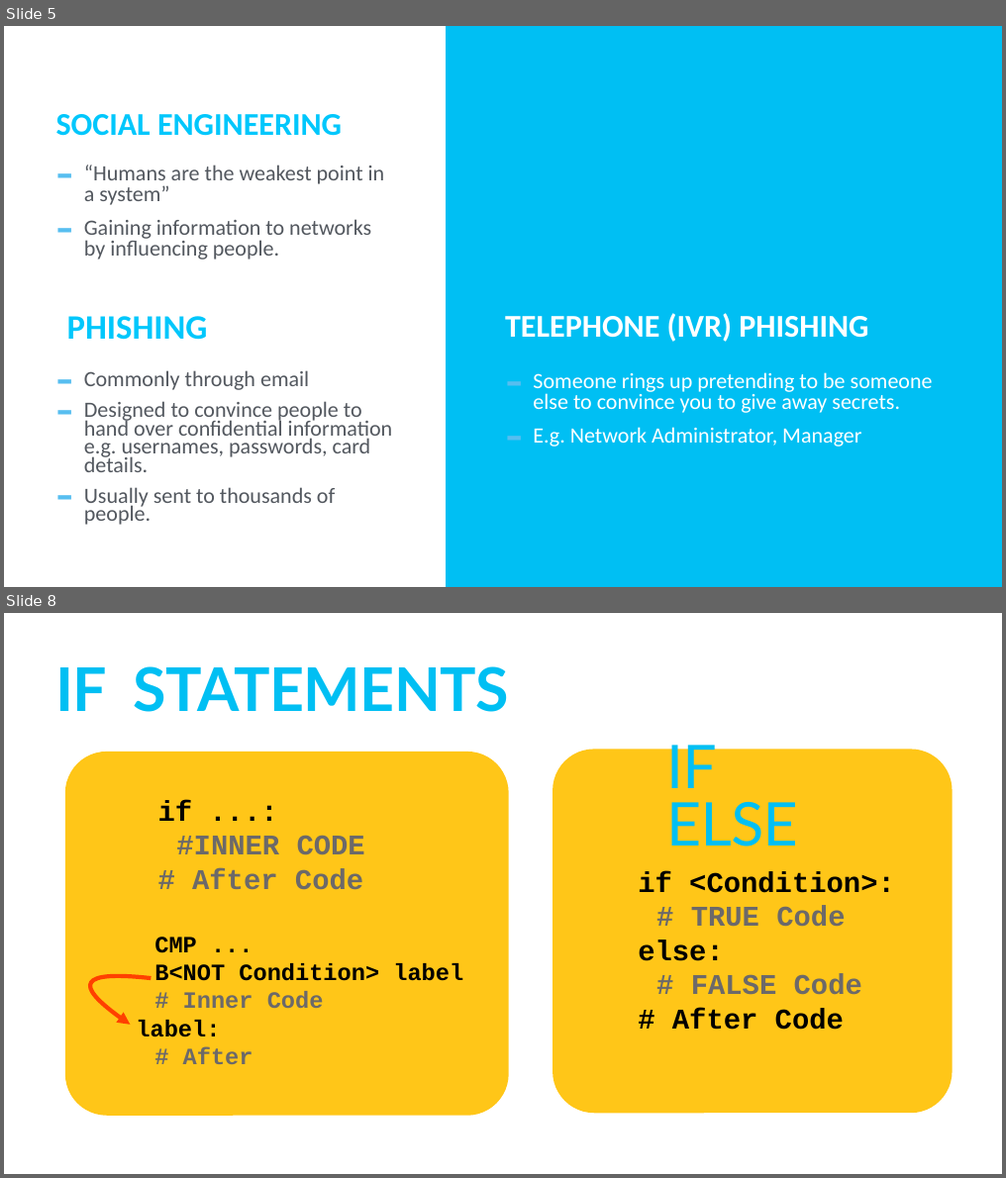
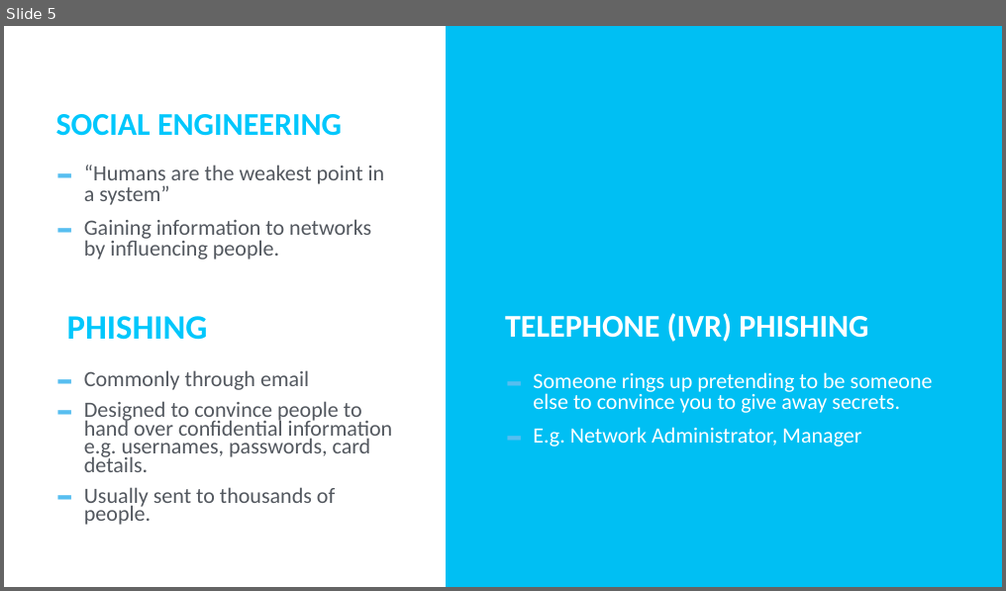
Before and after one commit to TommyWoodley/teaching, a slide deck: Y10/Attacks/AttacksPresentation.pptx. Shown one above the other, each under a label of ours: slides 5 and 8 before the commit, slide 5 after it; the slides between them are not shown. The pictures are 1006x1178 and 1006x591 pixels, drawn with LibreOffice and Linux fonts; fonts in the diff are those of the drawing. Boxes give left, top, right and bottom in pixels: in the first picture for what was removed or moved away, otherwise in the second. Text is boxed around its words. In the diff, an @@ line names an element or a change of style, - is before the commit and + after.

```diff
--- a/Y10/Attacks/AttacksPresentation.pptx
+++ b/Y10/Attacks/AttacksPresentation.pptx
@@ slide 8 removed at <box>4,613,1002,1174</box>, background #FFFFFF @@
@@ title removed at <box>56,666,509,712</box> @@
-IF STATEMENTS
@@ rounded rectangle removed at <box>65,752,509,1116</box> @@
@@ rounded rectangle removed at <box>552,750,951,1113</box> @@
@@ text removed at <box>666,736,798,847</box> @@
-IF ELSE
@@ text removed at <box>158,800,365,889</box> @@
-if ...:
-  #INNER CODE
-# After Code
@@ text removed at <box>638,871,895,1030</box> @@
-if <Condition>:
-  # TRUE Code
-else:
-  # FALSE Code
-# After Code
@@ text removed at <box>136,937,463,1064</box> @@
-  CMP ...
-  B<NOT Condition> label
-  # Inner Code
-label:
-  # After
@@ freeform shape removed at <box>91,976,152,1025</box> @@
```
Also in this commit, not shown: 4 slides added, 7 other slides removed, 1 other file.
